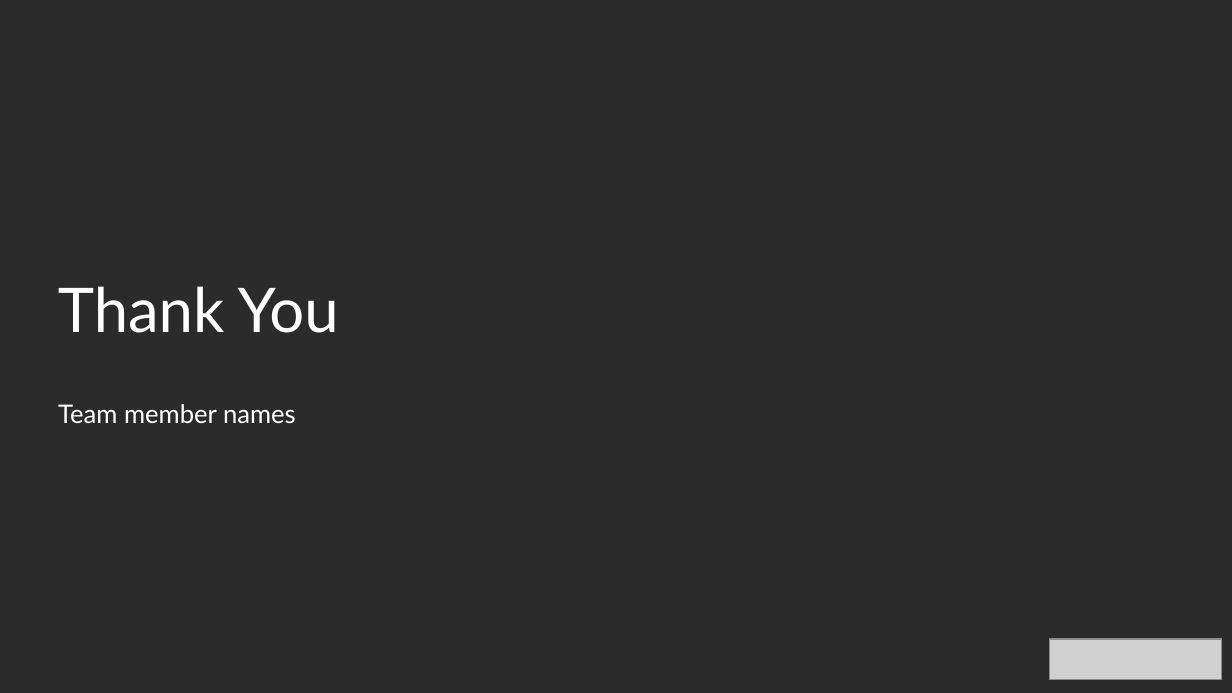
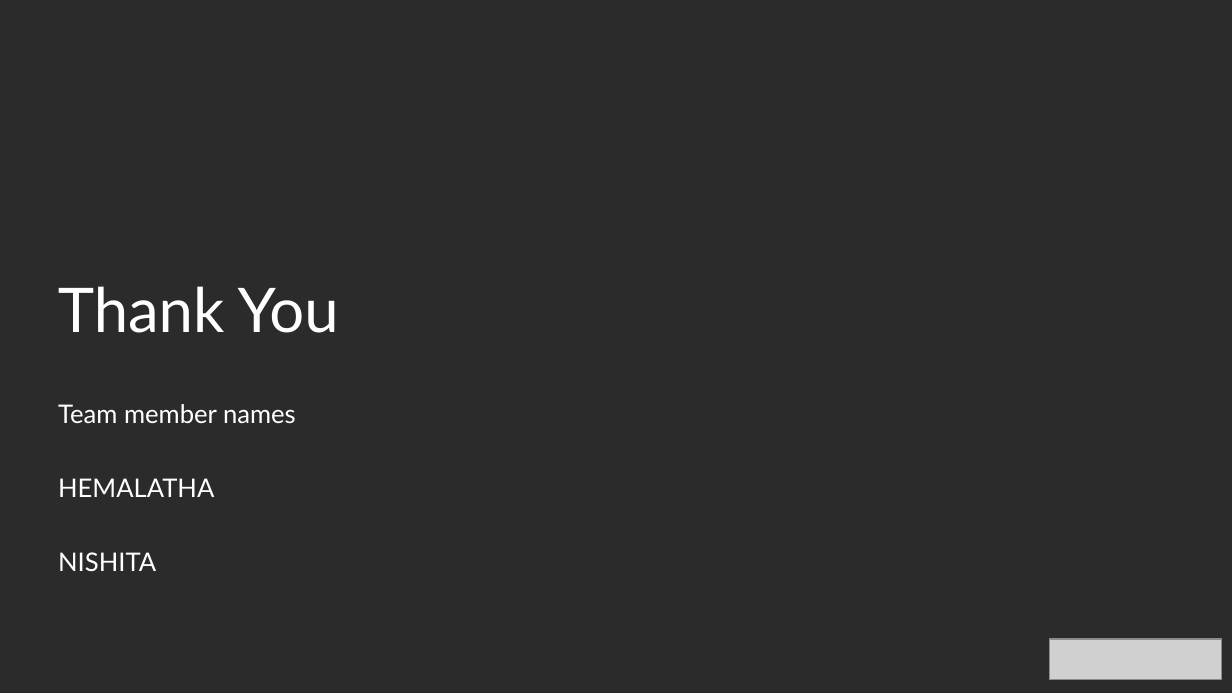
Before and after one commit to HemalathaVhavale/sustainability-hack, a slide deck: slide 9 of idea/PLEDGE_TO_PROGRES_Microsoft_Sustainability_Submission.pptx. Drawn at 1232x693 pixels with LibreOffice and Linux fonts; fonts in the diff are those of the drawing; grey boxes stand for pictures; background and template pictures are left out; a plain dark background stands for a picture behind light text. Boxes give left, top, right and bottom in pixels: in the first picture for what was removed or moved away, otherwise in the second. Text is boxed around its words. In the diff, an @@ line names an element or a change of style, - is before the commit and + after.

```diff
--- a/idea/PLEDGE_TO_PROGRES_Microsoft_Sustainability_Submission.pptx
+++ b/idea/PLEDGE_TO_PROGRES_Microsoft_Sustainability_Submission.pptx
@@ subtitle at (58, 478, 214, 571): paragraphs added @@
+HEMALATHA
+NISHITA
```
Also in this commit, not shown: 1 other slide changed.
